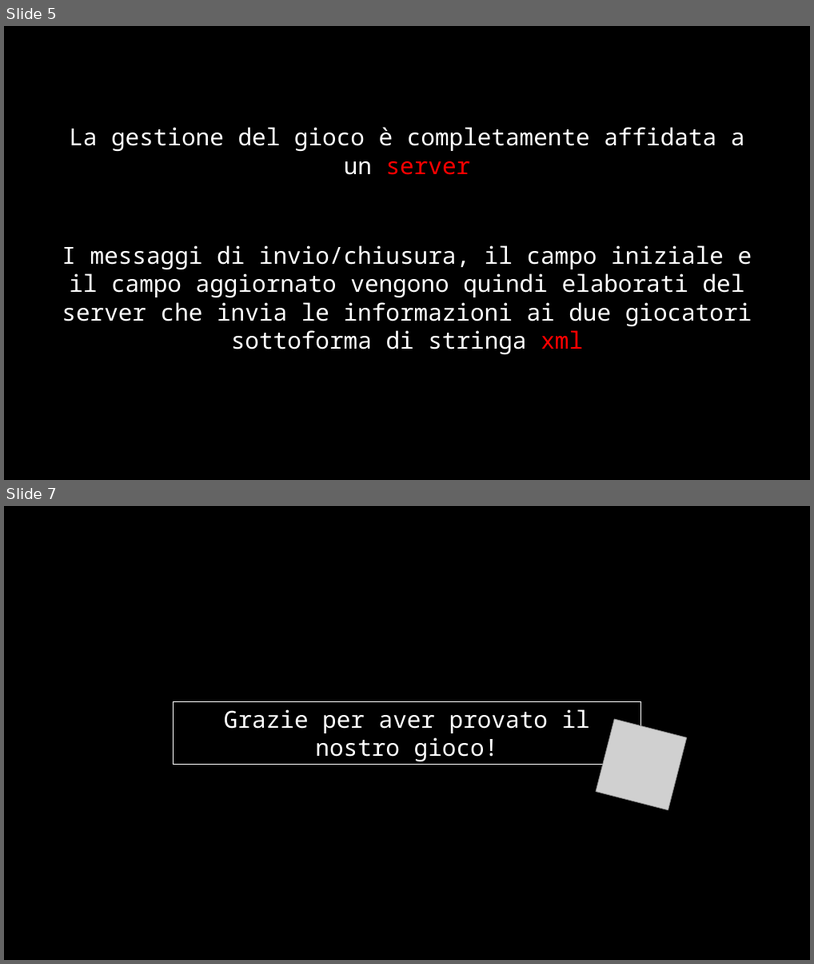
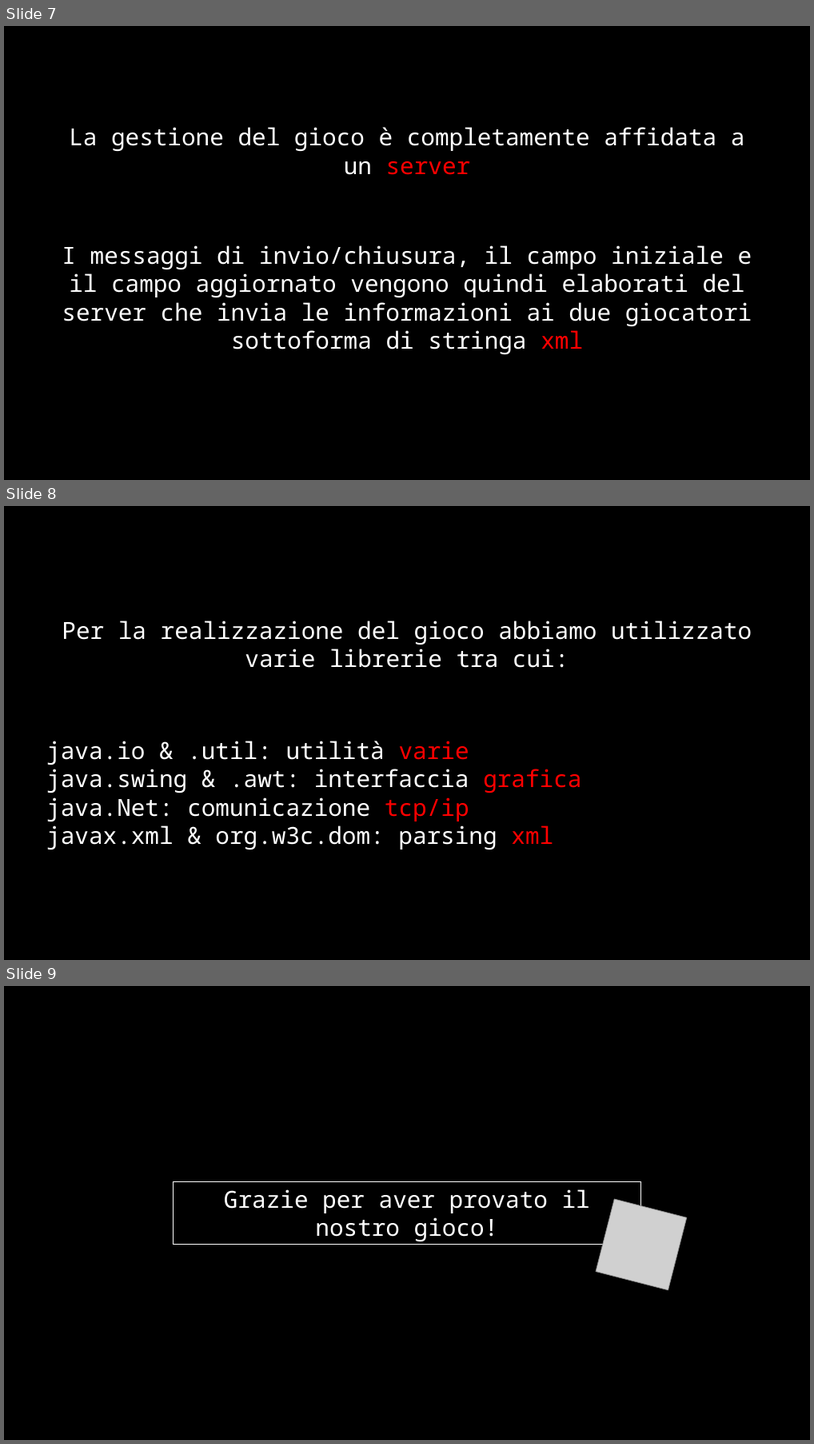
Before and after one commit to lucabertiato/PongBertiatoRadice, a slide deck: docs/Slides/PongGame.pptx. Shown one above the other, each under a label of ours: slides 5 and 7 before the commit, slides 7, 8 and 9 after it; the slides between them are not shown. The pictures are 814x964 and 814x1444 pixels, drawn with LibreOffice and Linux fonts; fonts in the diff are those of the drawing; grey boxes stand for pictures. Boxes give left, top, right and bottom in pixels: in the first picture for what was removed or moved away, otherwise in the second. Text is boxed around its words. In the diff, an @@ line names an element or a change of style, - is before the commit and + after.

```diff
--- a/docs/Slides/PongGame.pptx
+++ b/docs/Slides/PongGame.pptx
@@ slide 8 added at <box>4,506,810,960</box>, background #000000 @@
@@ text added at <box>62,620,752,668</box>, 28 pt, text #FFFFFF @@
+Per la realizzazione del gioco abbiamo utilizzato varie librerie tra cui:
@@ text added at <box>46,740,582,850</box>, 28 pt, text #FFFFFF @@
+java.io & .util: utilità varie
+java.swing & .awt: interfaccia grafica
+java.Net: comunicazione tcp/ip
+javax.xml & org.w3c.dom: parsing xml
@@ what was slide 5 is now slide 7 @@
@@ what was slide 7 is now slide 9 @@
```
Also in this commit, not shown: 2 slides changed, 1 other slide added, 2 other files.
